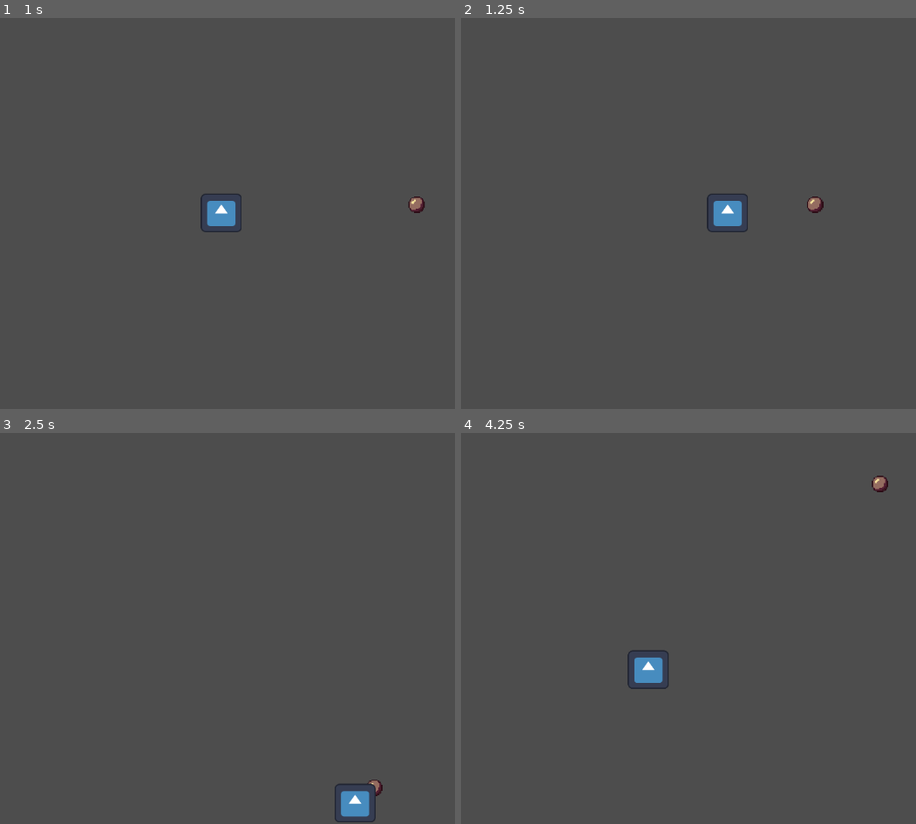
Above: before the commit, frames 1-4 (two rows, left to right).
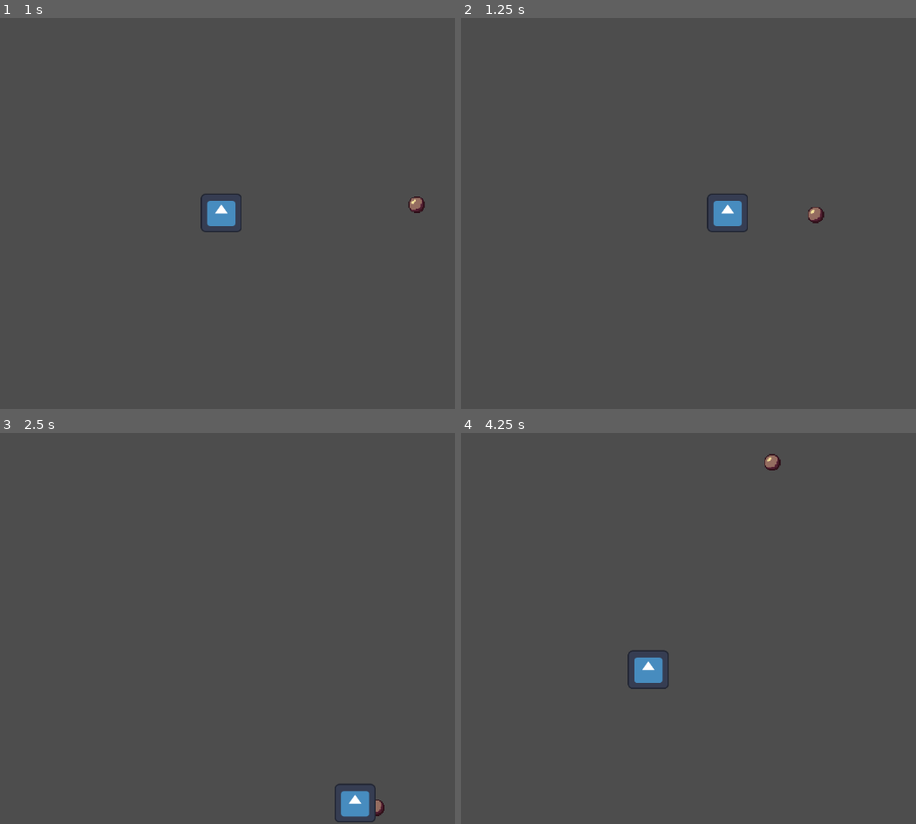
Above: after the commit, the same moments.

Repository: Sn0wyB0ss/Ball-Killer-Project
Game: Godot game, scene res://Scenes/test_level.tscn
Same seed, same stepped clock (60 frames per second), same inputs: the game is played once before the commit and once after it. The engine's default icon, where the game draws it, is replaced by a stand-in: a white triangle on a blue panel in a dark square.
Inputs:
- Up to frame 1 (1 s): tap Enter at 0.5 s; hold Right (ui_right) from 0.53 s (still down); tap X (kick) at 0.6 s
- Up to frame 2 (1.25 s): keep holding Right (ui_right)
- Up to frame 3 (2.5 s): release Right (ui_right) at 1.28 s; hold Down (ui_down) 1.28-2.03 s; tap Z (dash) at 1.35 s; tap X (kick) at 1.55, 2.1 s; hold Right (ui_right) from 2.03 s (still down)
- Up to frame 4 (4.25 s): release Right (ui_right) at 2.78 s; hold Up (ui_up) 2.78-3.53 s; tap X (kick) at 2.85, 3.8 s; hold Left (ui_left) from 3.53 s (still down); tap Z (dash) at 3.6 s

Frame 1 is identical in both runs. In frame 2, 0.2% of the frame differs, in the area x 76-80%, y 45-53%; in frame 3, 0.1%; in frame 4, 0.2%, in the area x 66-94%, y 5-16%.

Commit message:
Ball Parry Mechaninc Implemented

Diff:
--- a/Scenes/ball.tscn
+++ b/Scenes/ball.tscn
@@ -7,7 +7,7 @@
 radius = 8.06226
 
 [sub_resource type="CircleShape2D" id="CircleShape2D_g4vfr"]
-radius = 11.0454
+radius = 36.0139
 
 [node name="Ball" type="CharacterBody2D"]
 position = Vector2(0, 14)
@@ -31,4 +31,13 @@
 position = Vector2(0, -14)
 shape = SubResource("CircleShape2D_g4vfr")
 
+[node name="ParryHitbox" type="Area2D" parent="."]
+collision_layer = 0
+collision_mask = 8
+
+[node name="CollisionShape2D" type="CollisionShape2D" parent="ParryHitbox"]
+position = Vector2(0, -14)
+shape = SubResource("CircleShape2D_g4vfr")
+
 [connection signal="body_entered" from="PlayerCatch" to="." method="_on_player_catch_body_entered"]
+[connection signal="area_shape_entered" from="ParryHitbox" to="." method="_on_parry_hitbox_area_shape_entered"]
--- /dev/null
+++ b/Scenes/enemy_placeholder.tscn
@@ -0,0 +1,19 @@
+[gd_scene load_steps=4 format=3 uid="uid://dqc6r7cnfwkbo"]
+
+[ext_resource type="Texture2D" uid="uid://5s2ojpxlklbx" path="res://icon.svg" id="1_k21xi"]
+[ext_resource type="Script" path="res://Scripts/enemy_placeholder.gd" id="1_v6xag"]
+
+[sub_resource type="CircleShape2D" id="CircleShape2D_yc7c6"]
+radius = 21.0238
+
+[node name="EnemyPlaceholder" type="CharacterBody2D"]
+script = ExtResource("1_v6xag")
+
+[node name="Icon" type="Sprite2D" parent="."]
+position = Vector2(0, -32)
+scale = Vector2(0.53125, 0.5)
+texture = ExtResource("1_k21xi")
+
+[node name="CollisionShape2D" type="CollisionShape2D" parent="."]
+position = Vector2(0, -32)
+shape = SubResource("CircleShape2D_yc7c6")
--- a/Scenes/player.tscn
+++ b/Scenes/player.tscn
@@ -1,11 +1,14 @@
-[gd_scene load_steps=5 format=3 uid="uid://balr1x5t45d8e"]
+[gd_scene load_steps=6 format=3 uid="uid://balr1x5t45d8e"]
 
 [ext_resource type="Script" path="res://Scripts/player.gd" id="1_bepas"]
 [ext_resource type="Texture2D" uid="uid://5s2ojpxlklbx" path="res://icon.svg" id="2_1mk23"]
 [ext_resource type="Texture2D" uid="uid://b41dth5jng0ay" path="res://Assets/Ball.png" id="3_xwh7s"]
 
 [sub_resource type="CircleShape2D" id="CircleShape2D_1cfnq"]
-radius = 31.0644
+radius = 19.0263
+
+[sub_resource type="CircleShape2D" id="CircleShape2D_4bhwy"]
+radius = 31.5
 
 [node name="Player" type="CharacterBody2D"]
 collision_mask = 0
@@ -36,3 +39,20 @@
 position = Vector2(4.76837e-07, 0)
 scale = Vector2(0.0435484, 0.0435484)
 texture = ExtResource("3_xwh7s")
+
+[node name="HitArea" type="Area2D" parent="."]
+position = Vector2(0, 31)
+collision_layer = 8
+collision_mask = 0
+
+[node name="CollisionShape2D" type="CollisionShape2D" parent="HitArea"]
+shape = SubResource("CircleShape2D_4bhwy")
+disabled = true
+
+[node name="AttackDuration" type="Timer" parent="."]
+wait_time = 0.25
+one_shot = true
+
+[node name="KickDelay" type="Timer" parent="."]
+wait_time = 0.15
+one_shot = true
--- a/Scripts/ball.gd
+++ b/Scripts/ball.gd
@@ -9,9 +9,13 @@
 var top_border_limit: int = 0
 var bottom_border_limit: int = 0
 
-var speed: float = 1000.0
+var initial_speed: float = 1000.0
+var max_speed: float = 2500.0
+var speed: float = initial_speed
 
 var direction: Vector2 = Vector2(-1,0)
+
+var return_to_player = false
 
 # Called when the node enters the scene tree for the first time.
 func _ready():
@@ -23,6 +27,11 @@
 
 # Called every frame. 'delta' is the elapsed time since the previous frame.
 func _physics_process(delta):
+
+	if (return_to_player):
+		direction = Vector2.RIGHT.rotated(global_position.angle_to_point(GameManager.player_node.global_position))
+
+	speed = clamp(speed,initial_speed,max_speed)
 
 	velocity.x = move_toward(velocity.x,  direction.x * speed, speed)
 
@@ -38,20 +47,39 @@
 	if (global_position.x < left_border_limit):
 		direction.x = -direction.x
 		global_position.x = left_border_limit
+		return_to_player = true
 
 	if (global_position.x > right_border_limit):
 		direction.x = -direction.x
 		global_position.x = right_border_limit
+		return_to_player = true
 
 	if (global_position.y < top_border_limit):
 		direction.y = -direction.y
 		global_position.y = top_border_limit
+		return_to_player = true
 
 	if (global_position.y > bottom_border_limit):
 		direction.y = -direction.y
 		global_position.y = bottom_border_limit
+		return_to_player = true
 
 
 func _on_player_catch_body_entered(body):
+	if (!return_to_player):
+		return
 	queue_free()
 	GameManager.player_node.ball_gathered = true
+	GameManager.player_node.start_kick_delay()
+	speed = initial_speed
+
+func _on_parry_hitbox_area_shape_entered(area_rid, area, area_shape_index, local_shape_index):
+	return_to_player = false
+	var player_x_dir_sign: int = sign(GameManager.player_node.fixed_direction.x)
+	var player_y_dir_sign: int = sign(GameManager.player_node.fixed_direction.y)
+	if player_x_dir_sign == 0:
+		player_x_dir_sign = 1
+	if player_y_dir_sign == 0:
+		player_y_dir_sign = 1
+	direction = direction* Vector2(sign(direction.x) * player_x_dir_sign, sign(direction.y) * player_y_dir_sign)
+	speed *= 1.11
--- /dev/null
+++ b/Scripts/enemy_placeholder.gd
@@ -0,0 +1,36 @@
+extends CharacterBody2D
+
+
+const SPEED = 300.0
+const JUMP_VELOCITY = -400.0
+
+#State Variables
+enum ENEMY_STATE {
+	WALK,
+	PARRY
+}
+
+var enemy_state = ENEMY_STATE.WALK
+var parry_count: int = randi_range(1,3)
+var direction: Vector2 = Vector2.RIGHT
+
+func _physics_process(delta):
+
+	match enemy_state:
+		ENEMY_STATE.WALK:
+			enemy_state_walk()
+		ENEMY_STATE.PARRY:
+			enemy_state_parry()
+
+	move_and_slide()
+
+func enemy_state_walk():
+	direction = Vector2.RIGHT.rotated(global_position.angle_to_point(GameManager.player_node.global_position))
+	velocity.x = move_toward(velocity.x, 0, SPEED)
+	velocity.y = move_toward(velocity.y, 0, SPEED)
+
+func enemy_state_parry():
+	velocity = Vector2.ZERO
+
+func defend_function():
+	pass
--- a/Scripts/player.gd
+++ b/Scripts/player.gd
@@ -5,6 +5,11 @@
 @onready var ball = $Ball
 @onready var icon = $Icon
 @onready var camera_2d = $Camera2D
+@onready var collision_shape_2d = $HitArea/CollisionShape2D
+@onready var attack_duration = $AttackDuration
+@onready var hit_area = $HitArea
+@onready var kick_delay = $KickDelay
+
 
 #Preload Scene Variables
 const BALL = preload("res://Scenes/ball.tscn")
@@ -26,6 +31,7 @@
 var direction : Vector2 = Vector2.ZERO
 var fixed_direction: Vector2 = Vector2(1,0)
 var player_state = PLAYER_STATE.IDLE
+var prev_state = player_state
 var dash_stop_count = 0
 var dash_stop_max = 4
 var ball_gathered = true
@@ -35,6 +41,9 @@
 	GameManager.camera_node = camera_2d
 
 func _physics_process(delta):
+
+	prev_state = player_state
+
 	# Get the input direction and handle the movement/deceleration.
 	# As good practice, you should replace UI actions with custom gameplay actions.
 	direction = Input.get_vector("ui_left","ui_right","ui_up","ui_down")
@@ -42,6 +51,7 @@
 	if direction != Vector2.ZERO:
 		fixed_direction = direction
 		ball.position = icon.position + (direction * 32)
+		hit_area.position = icon.position + (direction * 32)
 
 	match player_state:
 		PLAYER_STATE.IDLE:
@@ -55,10 +65,21 @@
 
 	ball.visible = ball_gathered
 
+	if (Input.is_action_just_pressed("attack")) and (!ball_gathered) and attack_duration.time_left <= 0.0:
+		attack_duration.start()
+		collision_shape_2d.disabled = false
+
+	if (attack_duration.time_left <= 0.0):
+		collision_shape_2d.disabled = true
+
+	if (ball_gathered):
+		attack_duration.stop()
+		collision_shape_2d.disabled = true
+
 	if (Input.is_action_just_pressed("dash")) and (dash_delay.time_left <= 0.0):
 		player_state = PLAYER_STATE.DASH
 
-	if (Input.is_action_just_pressed("kick")) and ball_gathered:
+	if (Input.is_action_just_pressed("kick")) and ball_gathered and kick_delay.time_left <= 0.0:
 		ball_gathered = false
 		var ball_instance = BALL.instantiate()
 		GameManager.add_child(ball_instance)
@@ -89,5 +110,8 @@
 	global_position += (fixed_direction * (DASH_DISTANCE / dash_stop_max)) * delta
 	dash_stop_count += 1
 
+func start_kick_delay():
+	kick_delay.start()
+
 func get_camera():
 	return camera_2d
--- a/project.godot
+++ b/project.godot
@@ -31,12 +31,18 @@
 "events": [null, Object(InputEventKey,"resource_local_to_scene":false,"resource_name":"","device":-1,"window_id":0,"alt …(185 unchanged characters)…
 ]
 }
+attack={
+"deadzone": 0.5,
+"events": [Object(InputEventKey,"resource_local_to_scene":false,"resource_name":"","device":-1,"window_id":0,"alt_pressed":false,"shift_pressed":false,"ctrl_pressed":false,"meta_pressed":false,"pressed":false,"keycode":0,"physical_keycode":88,"key_label":0,"unicode":120,"echo":false,"script":null)
+]
+}
 
 [layer_names]
 
 2d_physics/layer_1="Player"
 2d_physics/layer_2="Ball"
 2d_physics/layer_3="Enemies"
+2d_physics/layer_4="PlayerHit"
 
 [rendering]
 
